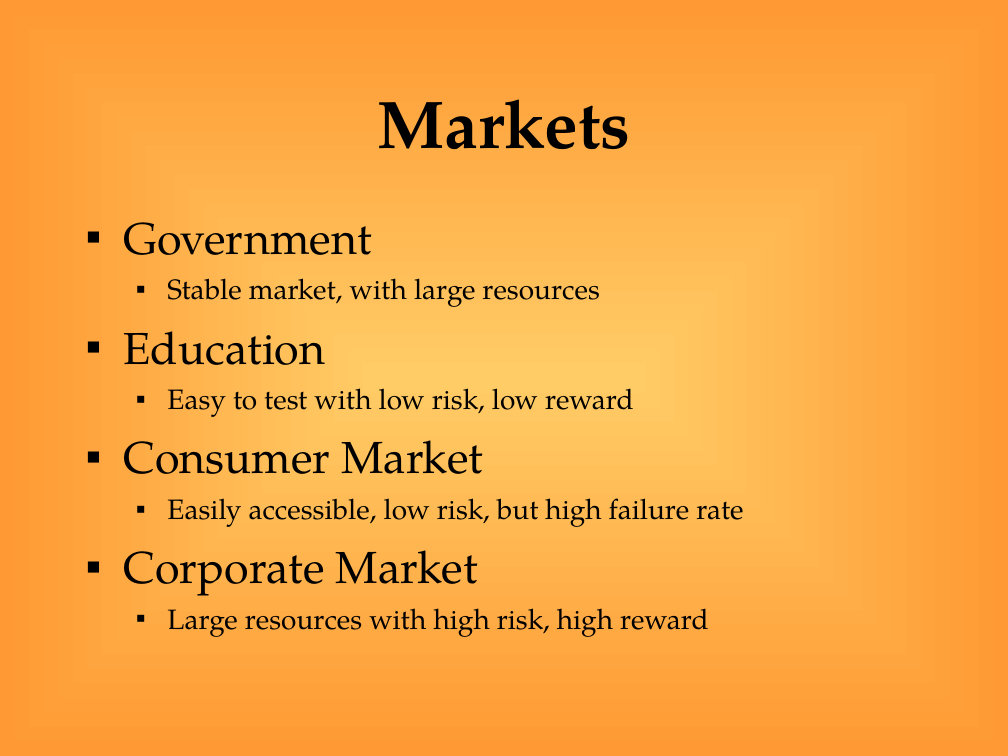
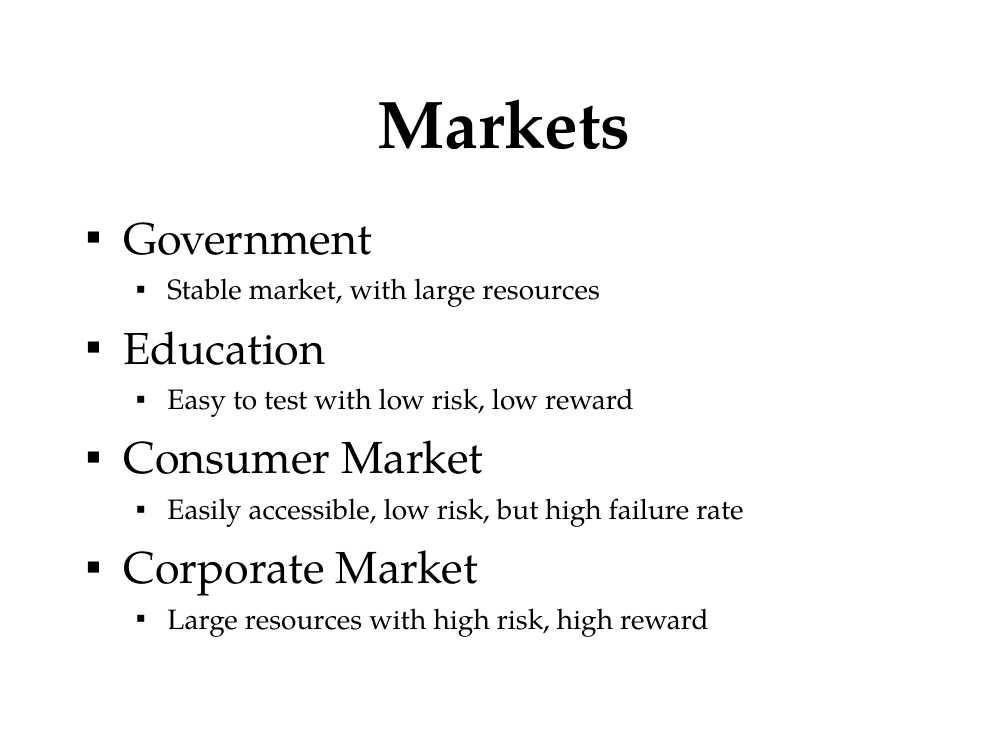
Before and after one commit to jliem/ninea1, a slide deck: slide 3 of doc/s1/Presentation-SeniorDesign.ppt. Drawn at 1008x756 pixels with LibreOffice and Linux fonts; fonts in the diff are those of the drawing; background and template pictures are left out. Boxes give left, top, right and bottom in pixels: in the first picture for what was removed or moved away, otherwise in the second. Text is boxed around its words. In the diff, an @@ line names an element or a change of style, - is before the commit and + after.

Commit message:
Added sprint 1 stuff to slides; used Catie's background

```diff
--- a/doc/s1/Presentation-SeniorDesign.ppt
+++ b/doc/s1/Presentation-SeniorDesign.ppt
@@ background gradient #FFCC66 to #FF9933 to picture (left out) @@
```
Also in this commit, not shown: 13 other slides changed, 3 slides added, 3 other files.
